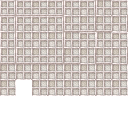
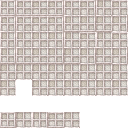
Before/after of a w=128, h=128 layered artwork. What changed in the layer stack:
showed "pale_oak_framed_glass_pane copy" over bbox(0, 112, 80, 128)
